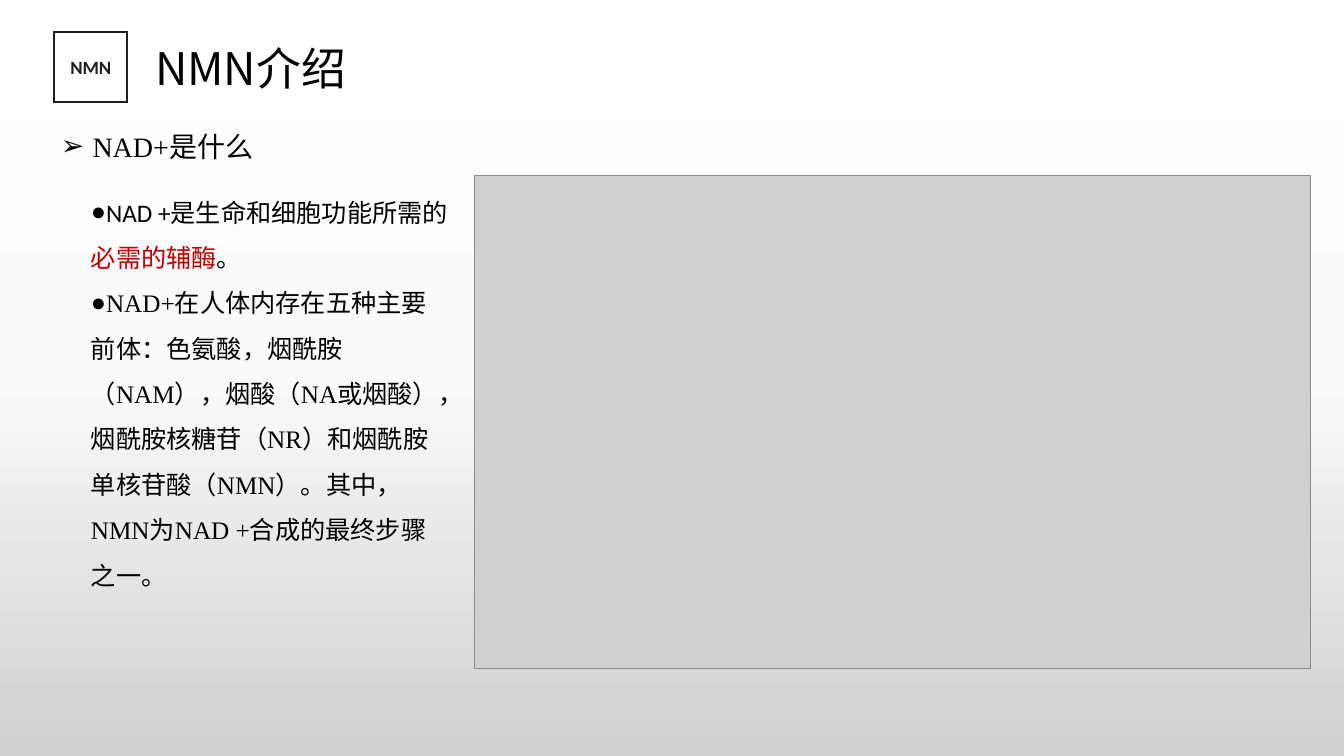
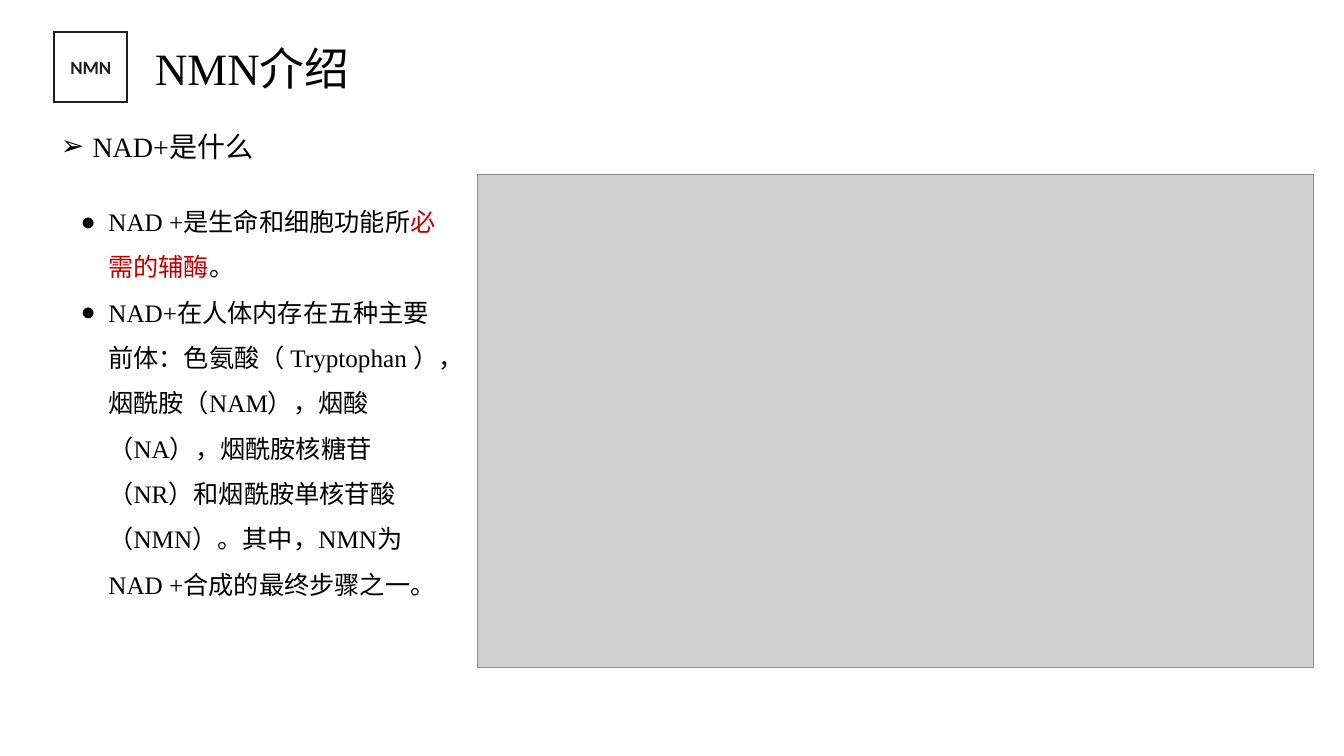
Before and after one commit to JuXue54/blockchain, a slide deck: slide 4 of temp/NMN商业计划书2.pptx. Drawn at 1344x756 pixels with LibreOffice and Linux fonts; fonts in the diff are those of the drawing; grey boxes stand for pictures; background and template pictures are left out. Boxes give left, top, right and bottom in pixels: in the first picture for what was removed or moved away, otherwise in the second. Text is boxed around its words. In the diff, an @@ line names an element or a change of style, - is before the commit and + after.

```diff
--- a/temp/NMN商业计划书2.pptx
+++ b/temp/NMN商业计划书2.pptx
@@ background gradient #FFFFFF to #FBFBFB to #D1D1D1 to #FFFFFF @@
@@ text "NMN介绍" at box(155, 51, 349, 89): font Noto Sans CJK SC to Times New Roman @@
@@ text at box(108, 211, 435, 596): text changed @@
-● NAD +是生命和细胞功能所需的必需的辅酶。
-● NAD+在人体内存在五种主要前体：色氨酸，烟酰胺（NAM），烟酸（NA或烟酸），烟酰胺核糖苷（NR）和烟酰胺单核苷酸（NMN）。其中，NMN为NAD +合成的最终步骤之一。
+● NAD +是生命和细胞功能所必需的辅酶。
+● NAD+在人体内存在五种主要前体：色氨酸（ Tryptophan ），烟酰胺（NAM），烟酸（NA），烟酰胺核糖苷（NR）和烟酰胺单核苷酸（NMN）。其中，NMN为NAD +合成的最终步骤之一。
```
Also in this commit, not shown: 23 other slides changed, 2 slides added, 2 slides removed.
